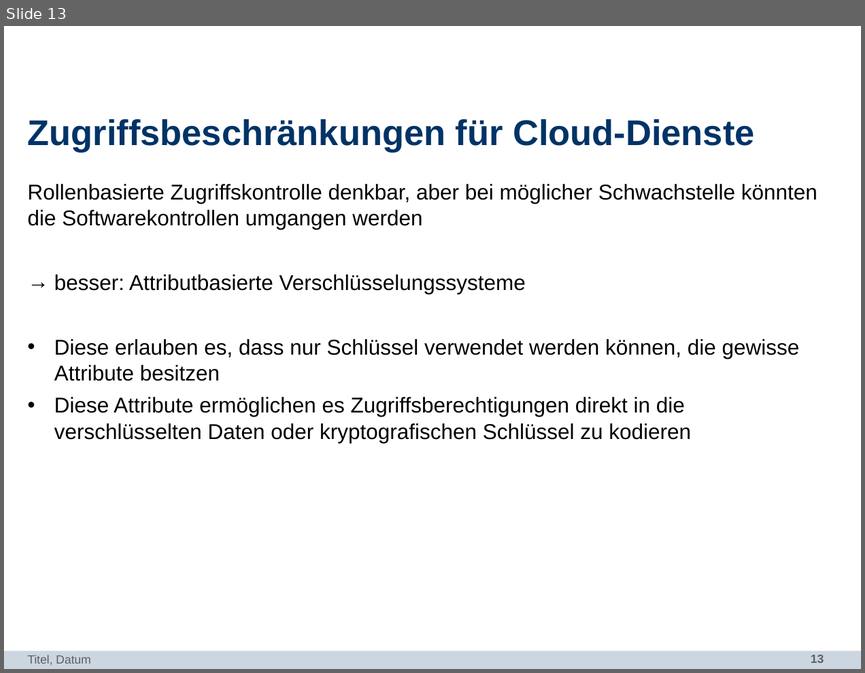
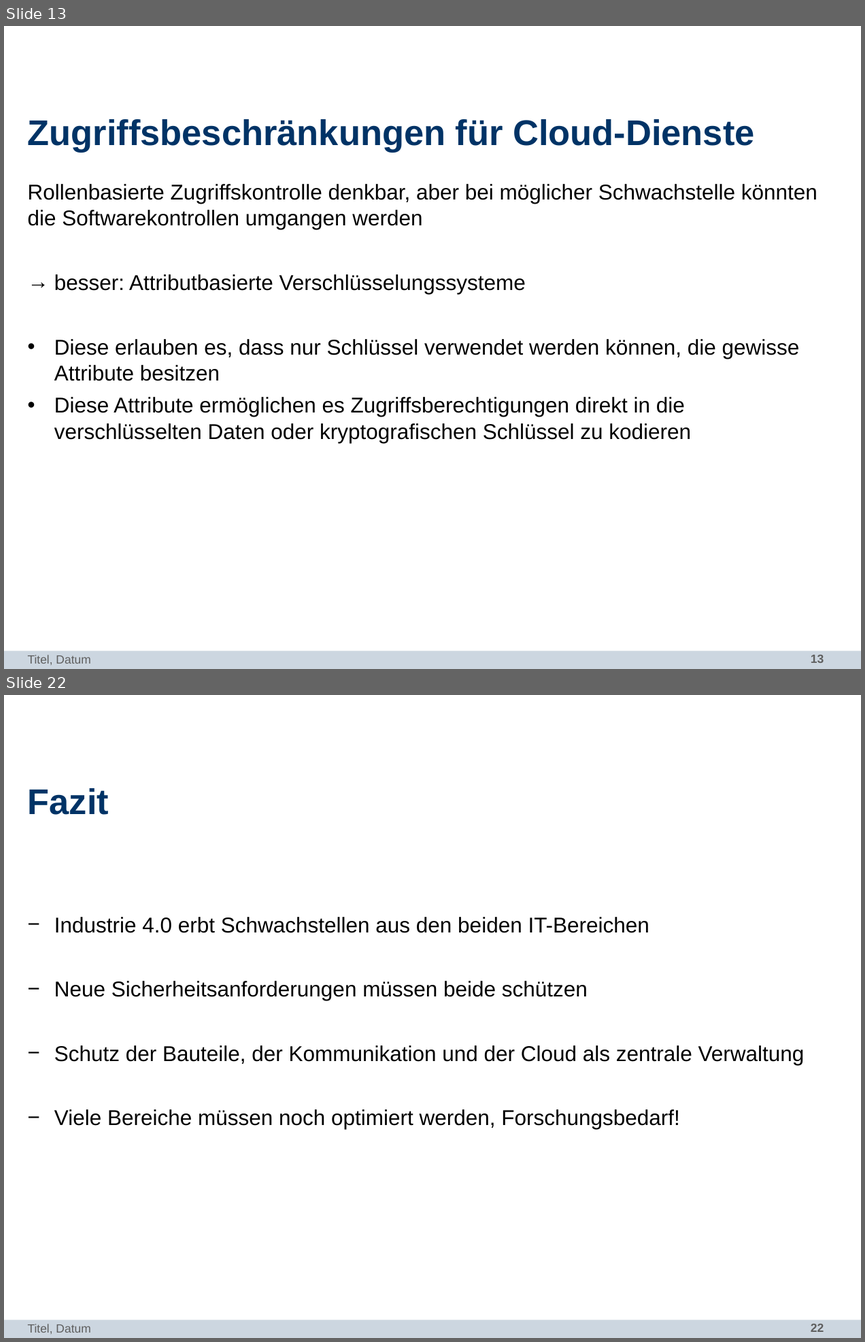
Before and after one commit to bennySwiers/Ausarbeitung-Seminar-TI, a slide deck: SEMINAR-IT-SICHERHEIT/itsec.pptx. Shown one above the other, each under a label of ours: slide 13 before the commit, slides 13 and 22 after it; the slides between them are not shown. The pictures are 865x673 and 865x1342 pixels, drawn with LibreOffice and Linux fonts; fonts in the diff are those of the drawing; background and template pictures are left out. Boxes give left, top, right and bottom in pixels: in the first picture for what was removed or moved away, otherwise in the second. Text is boxed around its words. In the diff, an @@ line names an element or a change of style, - is before the commit and + after.

Commit message:
Industrie 4.0 fertig
blub

```diff
--- a/SEMINAR-IT-SICHERHEIT/itsec.pptx
+++ b/SEMINAR-IT-SICHERHEIT/itsec.pptx
@@ slide 22 added at (x1=4, y1=695, x2=861, y2=1338), background #FFFFFF; not listed: 2 template elements that a slide beside it also shows @@
@@ title added at (x1=28, y1=788, x2=109, y2=815), 30 pt, text #003366, bold @@
+Fazit
@@ text added at (x1=54, y1=917, x2=804, y2=1129), 18 pt, text #000000 @@
+− Industrie 4.0 erbt Schwachstellen aus den beiden IT-Bereichen
+− Neue Sicherheitsanforderungen müssen beide schützen
+− Schutz der Bauteile, der Kommunikation und der Cloud als zentrale Verwaltung
+− Viele Bereiche müssen noch optimiert werden, Forschungsbedarf!
@@ text added at (x1=28, y1=1323, x2=90, y2=1334), 10 pt, text #5F5F5F @@
+Titel, Datum
```
Also in this commit, not shown: 3 slides changed, 7 other slides added.
